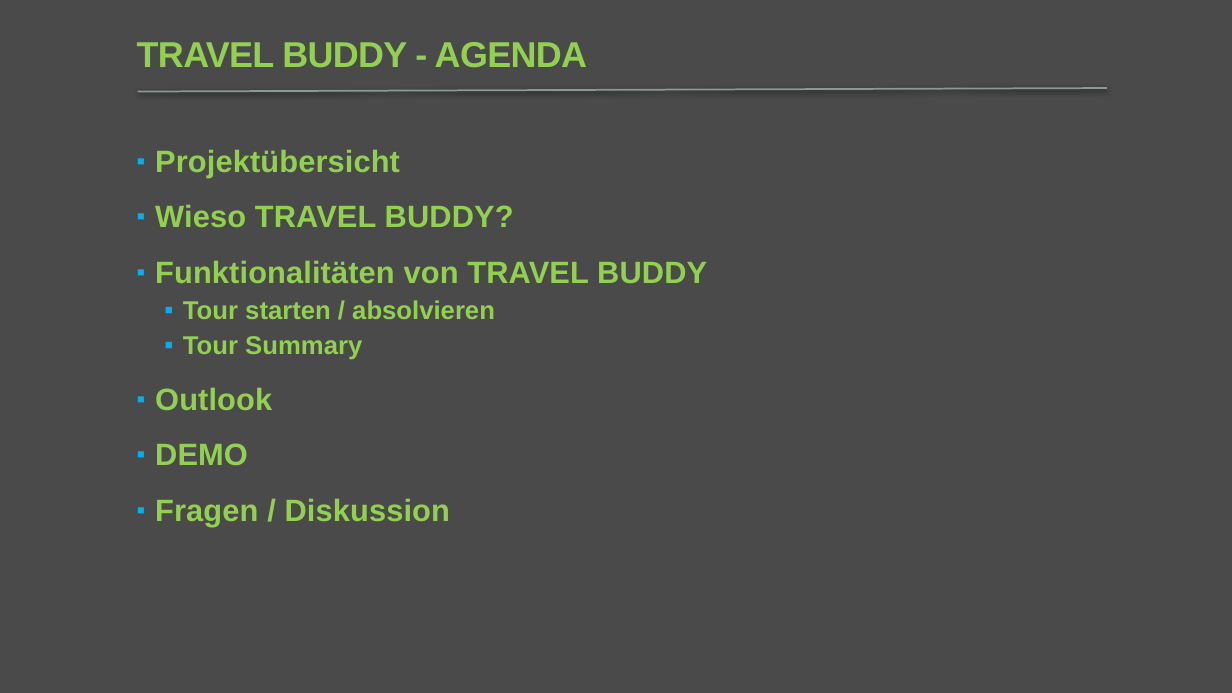
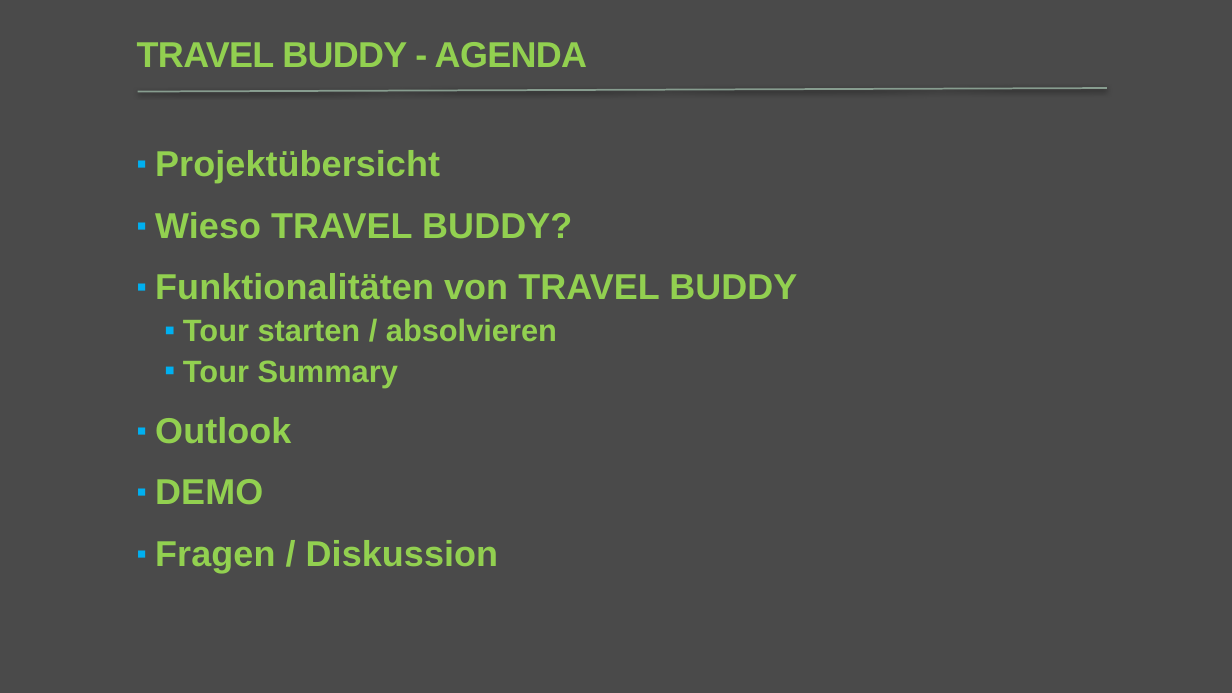
Before and after one commit to PsitTeam3/Documentation, a slide deck: slide 2 of Schlusspräsi.pptx. Drawn at 1232x693 pixels with LibreOffice and Linux fonts; fonts in the diff are those of the drawing. Boxes give left, top, right and bottom in pixels: in the first picture for what was removed or moved away, otherwise in the second. Text is boxed around its words. In the diff, an @@ line names an element or a change of style, - is before the commit and + after.

```diff
--- a/Schlusspräsi.pptx
+++ b/Schlusspräsi.pptx
@@ text "Projektübersicht" at <box>155,150,797,573</box>: size 24 to 28 pt in "Projektübersicht", "Wieso TRAVEL BUDDY?", "Funktionalitäten von TRAVEL BUDDY", "Outlook" and 2 more places; size 20 to 24 pt in "Tour starten / absolvieren", "Tour Summary" @@
```
Also in this commit, not shown: 2 other slides changed.
